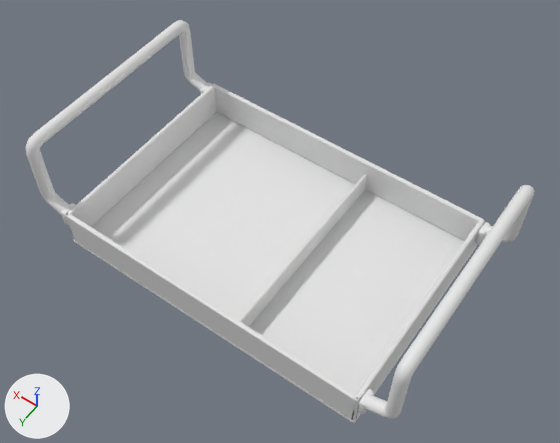
One commit to the FBX model ArtSource/Unit07TrayVariant/Export/UNIT07_PartsTray_HandleRaised.fbx: the scene before it, then after it.
The view is the same before and after, from a 50 mm camera at (-0.214, 0.292, 0.492) aimed at (-0.009, 0.005, 0.041). The axes (+X, +Y, +Z) are drawn at lower left. The lights are the same throughout. The first picture is the older version. Where no turn or scale is listed for an object, it has been applied to the vertices. Vertices at exactly the same position are counted once.

In view in the first picture: 'Tray_Body', 'Tray_Handle_NX', 'Tray_Handle_PX'.
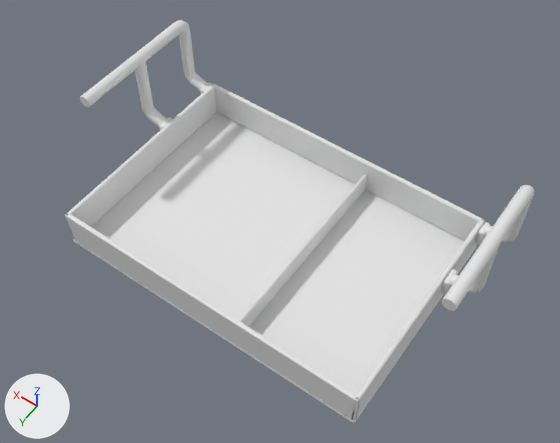
Boxes [x1, y1, x2, y2] around the edits, measured in the pictures (560 x 443 px; the box of a moved part takes in the faces that stretch with it):
```json
{"object": "Tray_Handle_NX", "change": "reshaped", "before": [358, 185, 535, 419], "after": [441, 185, 535, 311], "on screen": "47% narrower, 46% shorter"}
{"object": "Tray_Handle_PX", "change": "reshaped", "before": [25, 20, 212, 226], "after": [80, 20, 212, 130]}
{"part": 1, "of": "me_tray_handle_nx", "change": "moved or reshaped", "before": [358, 389, 374, 414], "after": [441, 269, 457, 295]}
{"part": 2, "of": "me_tray_handle_nx", "change": "added", "after": [447, 245, 500, 293]}
{"part": 3, "of": "me_tray_handle_nx", "change": "cut back", "before": [358, 245, 499, 419], "after": [442, 245, 499, 311]}
{"part": 4, "of": "me_tray_handle_px", "change": "moved or reshaped", "before": [61, 203, 75, 226], "after": [159, 117, 173, 130]}
{"part": 5, "of": "me_tray_handle_px", "change": "added", "after": [135, 61, 167, 127]}
{"part": 6, "of": "me_tray_handle_px", "change": "cut back", "before": [25, 59, 148, 215], "after": [80, 59, 148, 107]}
```

Edits to the scene script, one JSON object a line:
```json
{"block": "me_tray_handle_px", "where": "# used by ob_tray_handle_px; location = (0.0, 0.0, 0.0)"}
{"op": "remove", "block": "me_tray_handle_px", "code": "me_tray_handle_px.from_pydata(...)  # 328 vertices, 314 faces; spans x 0.128..0.157, y -0.09..0.09, z 0.019..0.097"}
{"op": "add", "block": "me_tray_handle_px", "code": "me_tray_handle_px.from_pydata(...)  # 304 vertices, 280 faces; spans x 0.128..0.157, y -0.09..0.03, z 0.019..0.097"}
{"block": "me_tray_handle_px", "change": "me_tray_handle_px part 4: the loose piece of 56 vertices spanning x 0.13..0.135, y 0.077..0.09, z 0.019..0.034 is moved by (0.0, -0.113, 0.0)"}
{"block": "me_tray_handle_px", "change": "me_tray_handle_px part 5: a new loose piece of 72 vertices spanning x 0.128..0.157, y -0.035..-0.025, z 0.023..0.092, in mat_m_dock_ivory (white #e7e7e7)"}
{"block": "me_tray_handle_px", "change": "me_tray_handle_px part 6"}
{"block": "me_tray_handle_px", "change": "108 vertices are removed from x 0.128..0.157, y 0.076..0.089, z 0.023..0.097"}
{"block": "me_tray_handle_px", "change": "109 faces are deleted"}
{"block": "me_tray_handle_px", "change": "2 vertices are added at (0.147, 0.03, 0.089), (0.156, 0.03, 0.095)"}
{"block": "me_tray_handle_px", "change": "10 new vertices lie (0.0, 0.106, 0.0) away from vertices in x 0.147..0.157, y -0.076, z 0.087..0.097"}
{"block": "me_tray_handle_px", "change": "13 new faces join them"}
{"block": "me_tray_handle_nx", "where": "# used by ob_tray_handle_nx; location = (0.0, 0.0, 0.0)"}
{"op": "remove", "block": "me_tray_handle_nx", "code": "me_tray_handle_nx.from_pydata(...)  # 328 vertices, 314 faces; spans x -0.157..-0.128, y -0.09..0.09, z 0.019..0.097"}
{"op": "add", "block": "me_tray_handle_nx", "code": "me_tray_handle_nx.from_pydata(...)  # 304 vertices, 280 faces; spans x -0.157..-0.128, y -0.09..0.03, z 0.019..0.097"}
{"block": "me_tray_handle_nx", "change": "me_tray_handle_nx part 1: the loose piece of 56 vertices spanning x -0.135..-0.13, y 0.077..0.09, z 0.019..0.034 is moved by (0.0, -0.113, 0.0)"}
{"block": "me_tray_handle_nx", "change": "me_tray_handle_nx part 2: a new loose piece of 72 vertices spanning x -0.157..-0.128, y -0.035..-0.025, z 0.023..0.092, in mat_m_dock_ivory (white #e7e7e7)"}
{"block": "me_tray_handle_nx", "change": "me_tray_handle_nx part 3"}
{"block": "me_tray_handle_nx", "change": "108 vertices are removed from x -0.157..-0.128, y 0.076..0.089, z 0.023..0.097"}
{"block": "me_tray_handle_nx", "change": "109 faces are deleted"}
{"block": "me_tray_handle_nx", "change": "2 vertices are added at (-0.156, 0.03, 0.095), (-0.147, 0.03, 0.089)"}
{"block": "me_tray_handle_nx", "change": "10 new vertices lie (0.0, 0.106, 0.0) away from vertices in x -0.157..-0.147, y -0.076, z 0.087..0.097"}
{"block": "me_tray_handle_nx", "change": "13 new faces join them"}
```
